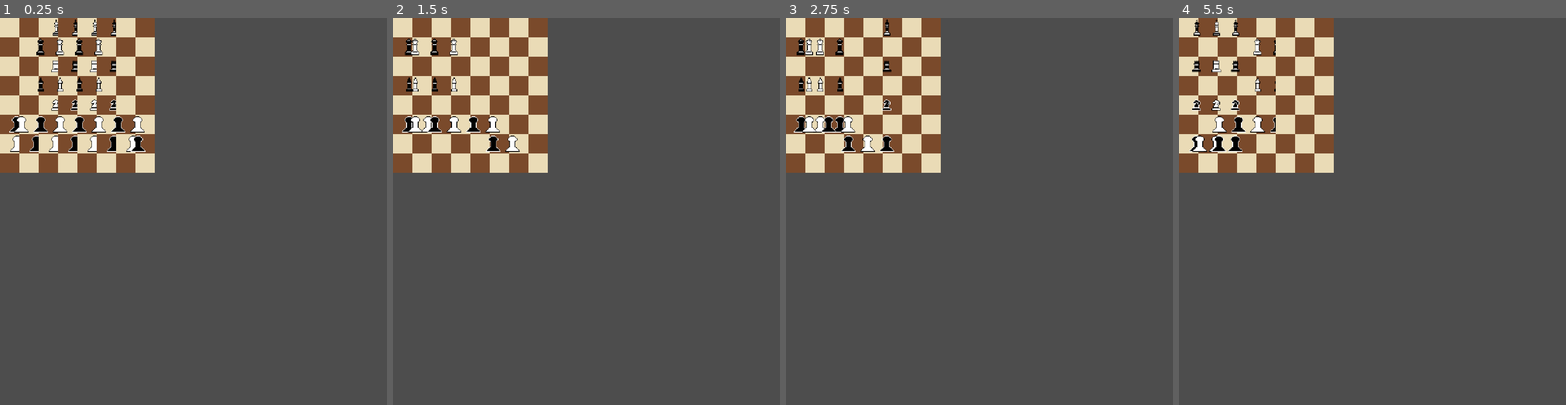
Above: before the commit, frames 1-4 (left to right).
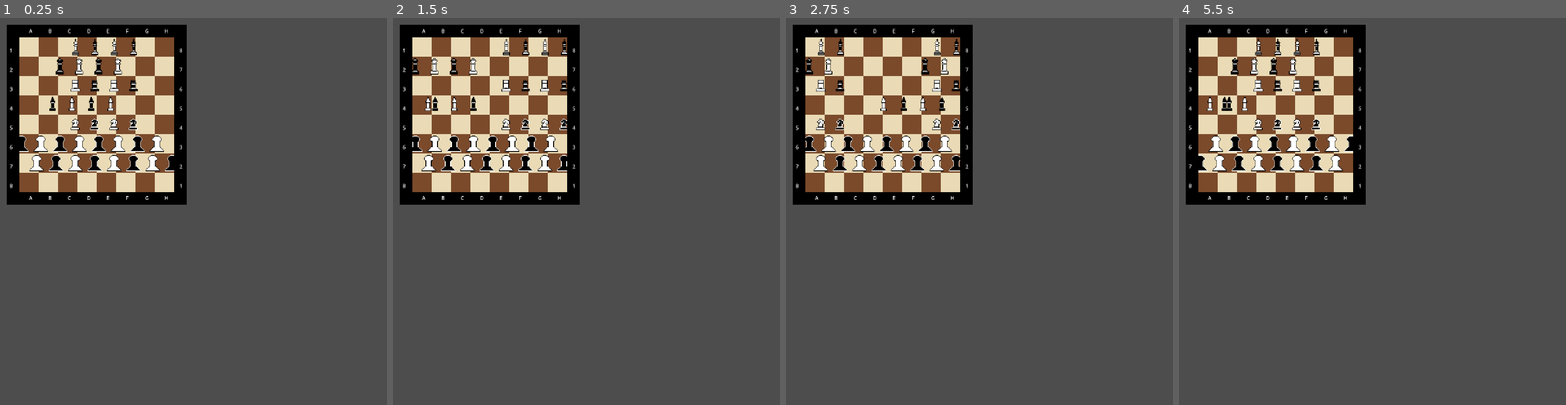
Above: after the commit, the same moments.

Repository: codebyabarrios/Pyramid-Chess
Game: Godot game, scene res://scenes/main.tscn
The game is run twice, just before and just after one commit, with the same random seed, the same clock (stepped at 60 frames per second) and the same inputs.
Inputs (mouse positions are in pixels of both pictures, inside the frame that each line leads up to):
- Up to frame 1 (0.25 s): no input
- Up to frame 2 (1.5 s): tap Enter at 0.5 s; move the mouse to (671, 192) at 0.52 s; hold Right 0.53-1.28 s; tap Alt at 0.6 s; click (671, 192) at 0.67 s; move the mouse to (509, 230) at 1.27 s; hold Down from 1.28 s (still down); tap Shift at 1.35 s
- Up to frame 3 (2.75 s): move the mouse to (1018, 126) at 2.02 s; release Down at 2.03 s; hold Right from 2.03 s (still down); tap Alt at 2.1 s
- Up to frame 4 (5.5 s): move the mouse to (1353, 288) at 2.77 s; release Right at 2.78 s; hold Up 2.78-3.53 s; tap Shift at 2.85, 4.35 s; click (1353, 288) at 2.92 s; move the mouse to (1488, 269) at 3.52 s; hold Left 3.53-5.03 s; tap Alt at 3.6, 5.1 s; move the mouse to (1256, 153) at 4.27 s; move the mouse to (1391, 211) at 5.02 s; hold Down from 5.03 s (still down); click (1391, 211) at 5.17 s

The runs differ from the first frame. In frame 1, 14% of the frame differs, in the area x 0-49%, y 0-49%; in frame 2, 13%; in frame 3, 13%; in frame 4, 13%.

Commit message:
Modificando la forma en la que las piezas se desplazan por las filas para que una vez que lleguen a un borde se desplazen hacia el otro extremo del tablero, a su vez, he agregadoel nombre y numero de tanto las filas como las columnas, junto con un fondo negro para formar un borde del tablero

Diff:
--- a/board_2d.tscn
+++ b/board_2d.tscn
@@ -6,3 +6,4 @@
 script = ExtResource("1_hx37k")
 
 [node name="Sprite2D" type="Sprite2D" parent="." unique_id=1380788001]
+z_index = 1
--- a/scenes/bishop/bishop.tscn
+++ b/scenes/bishop/bishop.tscn
@@ -4,6 +4,7 @@
 [ext_resource type="Texture2D" uid="uid://bigja4a58ju2n" path="res://scenes/bishop/white_bishop.png" id="2_1fyf2"]
 
 [node name="Bishop" type="Node2D" unique_id=1334100779]
+z_index = 2
 script = ExtResource("1_os63u")
 
 [node name="Sprite2D" type="Sprite2D" parent="." unique_id=1285889952]
--- a/scenes/board.gd
+++ b/scenes/board.gd
@@ -2,33 +2,41 @@
 
 const BOARD_SIZE = 8
 const TILE_SIZE = 64
+const MAX_X_POSITION = 8 * 64
 
-# Carga de recursos
+var movement_speed = 100.0
+var board = []
+
 @onready var white_tile_texture = preload("res://Game assets/tile_white.png")
 @onready var black_tile_texture = preload("res://Game assets/tile_black.png")
+
 @onready var pawn_scene = preload("res://scenes/pawn/pawn.tscn")
 @onready var white_pawn_tex = "res://scenes/pawn/white_pawn.png"
 @onready var black_pawn_tex = "res://scenes/pawn/black_pawn.png"
-@onready var horse_scene = preload("res://scenes/horse/horse.tscn")
-@onready var black_horse_tex = "res://scenes/horse/black_horse.png"
-@onready var white_horse_tex = "res://scenes/horse/white_horse.png"
+
+@onready var knight_scene = preload("res://scenes/knight/knight.tscn")
+@onready var black_knight_tex = "res://scenes/knight/black_knight.png"
+@onready var white_knight_tex = "res://scenes/knight/white_knight.png"
+
 @onready var bishop_scene = preload("res://scenes/bishop/bishop.tscn")
 @onready var white_bishop_tex = "res://scenes/bishop/white_bishop.png"
 @onready var black_bishop_tex = "res://scenes/bishop/black_bishop.png"
-@onready var tower_scene = preload("res://tower/tower.tscn")
-@onready var white_tower_tex = "res://tower/white_tower.png"
-@onready var black_tower_tex = "res://tower/black_tower.png"
+
+@onready var rook_scene = preload("res://scenes/rook/rook.tscn")
+@onready var white_rook_tex = "res://scenes/rook/white_rook.png"
+@onready var black_rook_tex = "res://scenes/rook/black_rook.png"
+
 @onready var queen_scene = preload("res://scenes/queen/queen.tscn")
 @onready var white_queen_tex = "res://scenes/queen/white_queen.png"
 @onready var black_queen_tex = "res://scenes/queen/black_queen.png"
+
 @onready var king_scene = preload("res://scenes/king/king.tscn")
 @onready var white_king_tex = "res://scenes/king/white_king.png"
 @onready var black_king_tex = "res://scenes/king/black_king.png"
 
-var board = []
-
 func _ready():
 	create_board()
+	print_board()
 
 func create_board():
 	board.clear()
@@ -38,53 +46,89 @@
 
 			var current_piece = null
 			var is_valid_column = (x >= 2 and x <= 5)
+			var should_be_white = ((x + y) % 2 == 0)
 
 			if y == 0 and is_valid_column:
 				current_piece = king_scene.instantiate()
-				if (x + y) % 2 == 0: current_piece.set_side(true, white_king_tex)
-				else: current_piece.set_side(false, black_king_tex)
+				if should_be_white:
+					current_piece.set_side(true, white_king_tex)
+				else:
+					current_piece.set_side(false, black_king_tex)
 
 			elif y == 1 and is_valid_column:
 				current_piece = queen_scene.instantiate()
-				if (x + y) % 2 == 0: current_piece.set_side(true, white_queen_tex)
-				else: current_piece.set_side(false, black_queen_tex)
+				if should_be_white:
+					current_piece.set_side(true, white_queen_tex)
+				else:
+					current_piece.set_side(false, black_queen_tex)
 
 			elif y == 2 and is_valid_column:
-				current_piece = tower_scene.instantiate()
-				if (x + y) % 2 == 0: current_piece.set_side(true, white_tower_tex)
-				else: current_piece.set_side(false, black_tower_tex)
+				current_piece = rook_scene.instantiate()
+				if should_be_white:
+					current_piece.set_side(true, white_rook_tex)
+				else:
+					current_piece.set_side(false, black_rook_tex)
 
 			elif y == 3 and is_valid_column:
 				current_piece = bishop_scene.instantiate()
-				if (x + y) % 2 == 0: current_piece.set_side(true, white_bishop_tex)
-				else: current_piece.set_side(false, black_bishop_tex)
+				if should_be_white:
+					current_piece.set_side(true, white_bishop_tex)
+				else:
+					current_piece.set_side(false, black_bishop_tex)
 
 			elif y == 4 and is_valid_column:
-				current_piece = horse_scene.instantiate()
-				if (x + y) % 2 == 0: current_piece.set_side(true, white_horse_tex)
-				else: current_piece.set_side(false, black_horse_tex)
+				current_piece = knight_scene.instantiate()
+				if should_be_white:
+					current_piece.set_side(true, white_knight_tex)
+				else:
+					current_piece.set_side(false, black_knight_tex)
 
 			elif y == 5 or y == 6:
 				current_piece = pawn_scene.instantiate()
-				if (x + y) % 2 == 0: current_piece.set_side(true, white_pawn_tex)
-				else: current_piece.set_side(false, black_pawn_tex)
+				if should_be_white:
+					current_piece.set_side(true, white_pawn_tex)
+				else:
+					current_piece.set_side(false, black_pawn_tex)
 			else:
 				current_piece = null
 
 			if current_piece != null:
 				current_piece.grid_position = Vector2i(x, y)
+
 				if y % 2 != 0:
 					current_piece.direction = -1
+				else:
+					current_piece.direction = 1
 
 			board[y].append(current_piece)
 
 			var new_tile = Sprite2D.new()
 			if (x + y) % 2 == 0: new_tile.texture = white_tile_texture
 			else: new_tile.texture = black_tile_texture
-
 			new_tile.position = Vector2((x * TILE_SIZE) + (TILE_SIZE / 2), (y * TILE_SIZE) + (TILE_SIZE / 2))
 			add_child(new_tile)
 
 			if current_piece != null:
 				current_piece.position = new_tile.position
 				add_child(current_piece)
+
+func _process(delta):
+
+	for y in range(BOARD_SIZE):
+		for x in range(BOARD_SIZE):
+			var piece = board[y][x]
+			if piece != null:
+
+				piece.position.x += movement_speed * delta * piece.direction
+
+				if piece.direction == 1:
+					if piece.position.x > MAX_X_POSITION:
+						piece.position.x -= MAX_X_POSITION
+
+				elif piece.direction == -1:
+					if piece.position.x < 0:
+						piece.position.x += MAX_X_POSITION
+
+func print_board():
+	for row in board:
+		print(row)
--- a/scenes/horse/horse.gd
+++ /dev/null
@@ -1,27 +0,0 @@
-extends Node2D
-
-var grid_position = Vector2i.ZERO
-var is_white = true
-var direction = 1
-
-const TILE_SIZE = 64
-const MAX_X_POSITION = 8 * 64
-const MOVEMENT_SPEED = 100.0
-
-func _process(delta):
-	position.x += MOVEMENT_SPEED * delta * direction
-
-	var left_limit = TILE_SIZE / 2
-	var right_limit = MAX_X_POSITION - (TILE_SIZE / 2)
-
-	if position.x >= right_limit:
-		position.x = right_limit
-		direction = -1
-
-	elif position.x <= left_limit:
-		position.x = left_limit
-		direction = 1
-
-func set_side(white: bool, texture_path: String):
-	is_white = white
-	$Sprite2D.texture = load(texture_path)
--- a/scenes/horse/horse.tscn
+++ /dev/null
@@ -1,10 +0,0 @@
-[gd_scene format=3 uid="uid://c8cm8e46ayus1"]
-
-[ext_resource type="Script" uid="uid://cj4wgvondgprr" path="res://scenes/horse/horse.gd" id="1_r381u"]
-[ext_resource type="Texture2D" uid="uid://cp86e1xwxu4mc" path="res://scenes/horse/white_horse.png" id="2_5ve0o"]
-
-[node name="Horse" type="Node2D" unique_id=1786993282]
-script = ExtResource("1_r381u")
-
-[node name="Sprite2D" type="Sprite2D" parent="." unique_id=721530982]
-texture = ExtResource("2_5ve0o")
--- a/scenes/king/king.gd
+++ b/scenes/king/king.gd
@@ -4,24 +4,6 @@
 var is_white = true
 var direction = 1
 
-const TILE_SIZE = 64
-const MAX_X_POSITION = 8 * 64
-const MOVEMENT_SPEED = 100.0
-
-func _process(delta):
-	position.x += MOVEMENT_SPEED * delta * direction
-
-	var left_limit = TILE_SIZE / 2
-	var right_limit = MAX_X_POSITION - (TILE_SIZE / 2)
-
-	if position.x >= right_limit:
-		position.x = right_limit
-		direction = -1
-
-	elif position.x <= left_limit:
-		position.x = left_limit
-		direction = 1
-
 func set_side(white: bool, texture_path: String):
 	is_white = white
 	$Sprite2D.texture = load(texture_path)
--- a/scenes/king/king.tscn
+++ b/scenes/king/king.tscn
@@ -3,6 +3,7 @@
 [ext_resource type="Script" uid="uid://c4ujuua5i2nd4" path="res://scenes/king/king.gd" id="1_5iat2"]
 
 [node name="King" type="Node2D" unique_id=2097322059]
+z_index = 2
 script = ExtResource("1_5iat2")
 
 [node name="Sprite2D" type="Sprite2D" parent="." unique_id=9845086]
--- /dev/null
+++ b/scenes/knight/knight.gd
@@ -0,0 +1,9 @@
+extends Node2D
+
+var grid_position = Vector2i.ZERO
+var is_white = true
+var direction = 1
+
+func set_side(white: bool, texture_path: String):
+	is_white = white
+	$Sprite2D.texture = load(texture_path)
--- /dev/null
+++ b/scenes/knight/knight.tscn
@@ -0,0 +1,11 @@
+[gd_scene format=3 uid="uid://c8cm8e46ayus1"]
+
+[ext_resource type="Script" uid="uid://cj4wgvondgprr" path="res://scenes/knight/knight.gd" id="1_itplb"]
+[ext_resource type="Texture2D" uid="uid://cp86e1xwxu4mc" path="res://scenes/knight/white_knight.png" id="2_633bp"]
+
+[node name="Horse" type="Node2D" unique_id=1786993282]
+z_index = 2
+script = ExtResource("1_itplb")
+
+[node name="Sprite2D" type="Sprite2D" parent="." unique_id=721530982]
+texture = ExtResource("2_633bp")
--- a/scenes/main.tscn
+++ b/scenes/main.tscn
@@ -5,8 +5,301 @@
 [node name="Main" type="Node2D" unique_id=1119833376]
 
 [node name="Board2D" parent="." unique_id=649462161 instance=ExtResource("1_o5qli")]
+position = Vector2(64, 64)
 
 [node name="Camera2D" type="Camera2D" parent="." unique_id=829527038]
 anchor_mode = 0
 
 [node name="CanvasLayer" type="CanvasLayer" parent="." unique_id=598585079]
+
+[node name="Border_Top" type="ColorRect" parent="CanvasLayer" unique_id=895966893]
+offset_left = 24.0
+offset_top = 24.0
+offset_right = 616.0
+offset_bottom = 64.0
+color = Color(0, 0, 0, 1)
+
+[node name="Border_Bottom" type="ColorRect" parent="CanvasLayer" unique_id=40959802]
+offset_left = 24.0
+offset_top = 576.0
+offset_right = 616.0
+offset_bottom = 616.0
+color = Color(0, 0, 0, 1)
+
+[node name="Border_Left" type="ColorRect" parent="CanvasLayer" unique_id=1715090095]
+offset_left = 24.0
+offset_top = 64.0
+offset_right = 64.0
+offset_bottom = 576.0
+color = Color(0, 0, 0, 1)
+
+[node name="Border_Right" type="ColorRect" parent="CanvasLayer" unique_id=454128875]
+offset_left = 576.0
+offset_top = 64.0
+offset_right = 616.0
+offset_bottom = 576.0
+color = Color(0, 0, 0, 1)
+
+[node name="ChessCoordinates" type="Control" parent="CanvasLayer" unique_id=1699788218]
+layout_mode = 3
+anchors_preset = 0
+offset_right = 40.0
+offset_bottom = 40.0
+
+[node name="Label_A" type="Label" parent="CanvasLayer/ChessCoordinates" unique_id=413547514]
+layout_mode = 0
+offset_left = 96.0
+offset_top = 584.0
+offset_right = 107.0
+offset_bottom = 607.0
+text = "A"
+
+[node name="Label_B" type="Label" parent="CanvasLayer/ChessCoordinates" unique_id=2003380879]
+layout_mode = 0
+offset_left = 160.0
+offset_top = 584.0
+offset_right = 171.0
+offset_bottom = 607.0
+text = "B"
+
+[node name="Label_C" type="Label" parent="CanvasLayer/ChessCoordinates" unique_id=1290356812]
+layout_mode = 0
+offset_left = 224.0
+offset_top = 584.0
+offset_right = 235.0
+offset_bottom = 607.0
+text = "C"
+
+[node name="Label_D" type="Label" parent="CanvasLayer/ChessCoordinates" unique_id=2111537744]
+layout_mode = 0
+offset_left = 288.0
+offset_top = 584.0
+offset_right = 328.0
+offset_bottom = 607.0
+text = "D"
+
+[node name="Label_E" type="Label" parent="CanvasLayer/ChessCoordinates" unique_id=340243999]
+layout_mode = 0
+offset_left = 352.0
+offset_top = 584.0
+offset_right = 392.0
+offset_bottom = 607.0
+text = "E"
+
+[node name="Label_F" type="Label" parent="CanvasLayer/ChessCoordinates" unique_id=1449809980]
+layout_mode = 0
+offset_left = 416.0
+offset_top = 584.0
+offset_right = 456.0
+offset_bottom = 607.0
+text = "F"
+
+[node name="Label_G" type="Label" parent="CanvasLayer/ChessCoordinates" unique_id=1584119836]
+layout_mode = 0
+offset_left = 480.0
+offset_top = 584.0
+offset_right = 520.0
+offset_bottom = 607.0
+text = "G"
+
+[node name="Label_H" type="Label" parent="CanvasLayer/ChessCoordinates" unique_id=282166682]
+layout_mode = 0
+offset_left = 544.0
+offset_top = 584.0
+offset_right = 584.0
+offset_bottom = 607.0
+text = "H"
+
+[node name="Label_A2" type="Label" parent="CanvasLayer/ChessCoordinates" unique_id=1662152740]
+layout_mode = 0
+offset_left = 96.0
+offset_top = 32.0
+offset_right = 107.0
+offset_bottom = 55.0
+text = "A"
+
+[node name="Label_B2" type="Label" parent="CanvasLayer/ChessCoordinates" unique_id=1344726493]
+layout_mode = 0
+offset_left = 160.0
+offset_top = 32.0
+offset_right = 171.0
+offset_bottom = 55.0
+text = "B"
+
+[node name="Label_C2" type="Label" parent="CanvasLayer/ChessCoordinates" unique_id=1765642093]
+layout_mode = 0
+offset_left = 224.0
+offset_top = 32.0
+offset_right = 235.0
+offset_bottom = 55.0
+text = "C"
+
+[node name="Label_D2" type="Label" parent="CanvasLayer/ChessCoordinates" unique_id=681267466]
+layout_mode = 0
+offset_left = 288.0
+offset_top = 32.0
+offset_right = 328.0
+offset_bottom = 55.0
+text = "D"
+
+[node name="Label_E2" type="Label" parent="CanvasLayer/ChessCoordinates" unique_id=177999193]
+layout_mode = 0
+offset_left = 352.0
+offset_top = 32.0
+offset_right = 392.0
+offset_bottom = 55.0
+text = "E"
+
+[node name="Label_F2" type="Label" parent="CanvasLayer/ChessCoordinates" unique_id=998036318]
+layout_mode = 0
+offset_left = 416.0
+offset_top = 32.0
+offset_right = 456.0
+offset_bottom = 55.0
+text = "F"
+
+[node name="Label_G2" type="Label" parent="CanvasLayer/ChessCoordinates" unique_id=1369726242]
+layout_mode = 0
+offset_left = 480.0
+offset_top = 32.0
+offset_right = 520.0
+offset_bottom = 55.0
+text = "G"
+
+[node name="Label_H2" type="Label" parent="CanvasLayer/ChessCoordinates" unique_id=1709847099]
+layout_mode = 0
+offset_left = 544.0
+offset_top = 32.0
+offset_right = 584.0
+offset_bottom = 55.0
+text = "H"
+
+[node name="Label_8" type="Label" parent="CanvasLayer/ChessCoordinates" unique_id=1270359734]
+layout_mode = 0
+offset_left = 594.0
+offset_top = 96.0
+offset_right = 604.0
+offset_bottom = 119.0
+text = "8"
+horizontal_alignment = 1
+vertical_alignment = 1
+
+[node name="Label_7" type="Label" parent="CanvasLayer/ChessCoordinates" unique_id=1212293233]
+layout_mode = 0
+offset_left = 594.0
+offset_top = 160.0
+offset_right = 604.0
+offset_bottom = 183.0
+text = "7"
+
+[node name="Label_6" type="Label" parent="CanvasLayer/ChessCoordinates" unique_id=1557240815]
+layout_mode = 0
+offset_left = 594.0
+offset_top = 224.0
+offset_right = 604.0
+offset_bottom = 247.0
+text = "6"
+
+[node name="Label_5" type="Label" parent="CanvasLayer/ChessCoordinates" unique_id=1772123963]
+layout_mode = 0
+offset_left = 594.0
+offset_top = 288.0
+offset_right = 604.0
+offset_bottom = 311.0
+text = "5"
+
+[node name="Label_4" type="Label" parent="CanvasLayer/ChessCoordinates" unique_id=1798949656]
+layout_mode = 0
+offset_left = 594.0
+offset_top = 352.0
+offset_right = 604.0
+offset_bottom = 375.0
+text = "4"
+
+[node name="Label_3" type="Label" parent="CanvasLayer/ChessCoordinates" unique_id=1467356049]
+layout_mode = 0
+offset_left = 594.0
+offset_top = 416.0
+offset_right = 604.0
+offset_bottom = 439.0
+text = "3"
+
+[node name="Label_2" type="Label" parent="CanvasLayer/ChessCoordinates" unique_id=1602476149]
+layout_mode = 0
+offset_left = 594.0
+offset_top = 480.0
+offset_right = 604.0
+offset_bottom = 503.0
+text = "2"
+
+[node name="Label_1" type="Label" parent="CanvasLayer/ChessCoordinates" unique_id=1777656245]
+layout_mode = 0
+offset_left = 594.0
+offset_top = 544.0
+offset_right = 604.0
+offset_bottom = 567.0
+text = "1"
+
+[node name="Label_1a" type="Label" parent="CanvasLayer/ChessCoordinates" unique_id=1565653293]
+layout_mode = 0
+offset_left = 32.0
+offset_top = 544.0
+offset_right = 42.0
+offset_bottom = 567.0
+text = "8"
+
+[node name="Label_2a" type="Label" parent="CanvasLayer/ChessCoordinates" unique_id=1628469428]
+layout_mode = 0
+offset_left = 32.0
+offset_top = 480.0
+offset_right = 42.0
+offset_bottom = 503.0
+text = "7"
+
+[node name="Label_3a" type="Label" parent="CanvasLayer/ChessCoordinates" unique_id=476731463]
+layout_mode = 0
+offset_left = 32.0
+offset_top = 416.0
+offset_right = 42.0
+offset_bottom = 439.0
+text = "6"
+
+[node name="Label_4a" type="Label" parent="CanvasLayer/ChessCoordinates" unique_id=1408905622]
+layout_mode = 0
+offset_left = 32.0
+offset_top = 352.0
+offset_right = 42.0
+offset_bottom = 375.0
+text = "5"
+
+[node name="Label_5a" type="Label" parent="CanvasLayer/ChessCoordinates" unique_id=1591367065]
+layout_mode = 0
+offset_left = 32.0
+offset_top = 288.0
+offset_right = 42.0
+offset_bottom = 311.0
+text = "4"
+
+[node name="Label_6a" type="Label" parent="CanvasLayer/ChessCoordinates" unique_id=855626272]
+layout_mode = 0
+offset_left = 32.0
+offset_top = 224.0
+offset_right = 42.0
+offset_bottom = 247.0
+text = "3"
+
+[node name="Label_7a" type="Label" parent="CanvasLayer/ChessCoordinates" unique_id=249478143]
+layout_mode = 0
+offset_left = 32.0
+offset_top = 160.0
+offset_right = 42.0
+offset_bottom = 183.0
+text = "2"
+
+[node name="Label_8a" type="Label" parent="CanvasLayer/ChessCoordinates" unique_id=974881150]
+layout_mode = 0
+offset_left = 32.0
+offset_top = 96.0
+offset_right = 42.0
+offset_bottom = 119.0
+text = "1"
--- a/scenes/pawn/pawn.gd
+++ b/scenes/pawn/pawn.gd
@@ -4,24 +4,6 @@
 var is_white = true
 var direction = 1
 
-const TILE_SIZE = 64
-const MAX_X_POSITION = 8 * 64
-const MOVEMENT_SPEED = 100.0
-
-func _process(delta):
-	position.x += MOVEMENT_SPEED * delta * direction
-
-	var left_limit = TILE_SIZE / 2
-	var right_limit = MAX_X_POSITION - (TILE_SIZE / 2)
-
-	if position.x >= right_limit:
-		position.x = right_limit
-		direction = -1
-
-	elif position.x <= left_limit:
-		position.x = left_limit
-		direction = 1
-
 func set_side(white: bool, texture_path: String):
 	is_white = white
 	$Sprite2D.texture = load(texture_path)
--- a/scenes/pawn/pawn.tscn
+++ b/scenes/pawn/pawn.tscn
@@ -7,4 +7,5 @@
 script = ExtResource("1_pcpcu")
 
 [node name="Sprite2D" type="Sprite2D" parent="." unique_id=955054553]
+z_index = 2
 texture = ExtResource("1_5dqq3")
--- a/scenes/queen/queen.gd
+++ b/scenes/queen/queen.gd
@@ -4,24 +4,6 @@
 var is_white = true
 var direction = 1
 
-const TILE_SIZE = 64
-const MAX_X_POSITION = 8 * 64
-const MOVEMENT_SPEED = 100.0
-
-func _process(delta):
-	position.x += MOVEMENT_SPEED * delta * direction
-
-	var left_limit = TILE_SIZE / 2
-	var right_limit = MAX_X_POSITION - (TILE_SIZE / 2)
-
-	if position.x >= right_limit:
-		position.x = right_limit
-		direction = -1
-
-	elif position.x <= left_limit:
-		position.x = left_limit
-		direction = 1
-
 func set_side(white: bool, texture_path: String):
 	is_white = white
 	$Sprite2D.texture = load(texture_path)
--- a/scenes/queen/queen.tscn
+++ b/scenes/queen/queen.tscn
@@ -4,6 +4,7 @@
 [ext_resource type="Texture2D" uid="uid://dmff63cllh765" path="res://scenes/queen/white_queen.png" id="2_1o2r3"]
 
 [node name="Queen" type="Node2D" unique_id=1626808816]
+z_index = 2
 script = ExtResource("1_28cf0")
 
 [node name="Sprite2D" type="Sprite2D" parent="." unique_id=1744925915]
--- /dev/null
+++ b/scenes/rook/rook.gd
@@ -0,0 +1,9 @@
+extends Node2D
+
+var grid_position = Vector2i.ZERO
+var is_white = true
+var direction = 1
+
+func set_side(white: bool, texture_path: String):
+	is_white = white
+	$Sprite2D.texture = load(texture_path)
--- /dev/null
+++ b/scenes/rook/rook.tscn
@@ -0,0 +1,9 @@
+[gd_scene format=3 uid="uid://ldoc64csgcb1"]
+
+[ext_resource type="Script" uid="uid://i4pkh0t4khsx" path="res://scenes/rook/rook.gd" id="1_2bkxc"]
+
+[node name="Rook" type="Node2D" unique_id=624958963]
+z_index = 2
+script = ExtResource("1_2bkxc")
+
+[node name="Sprite2D" type="Sprite2D" parent="." unique_id=449985959]
--- a/tower/tower.gd
+++ /dev/null
@@ -1,27 +0,0 @@
-extends Node2D
-
-var grid_position = Vector2i.ZERO
-var is_white = true
-var direction = 1
-
-const TILE_SIZE = 64
-const MAX_X_POSITION = 8 * 64
-const MOVEMENT_SPEED = 100.0
-
-func _process(delta):
-	position.x += MOVEMENT_SPEED * delta * direction
-
-	var left_limit = TILE_SIZE / 2
-	var right_limit = MAX_X_POSITION - (TILE_SIZE / 2)
-
-	if position.x >= right_limit:
-		position.x = right_limit
-		direction = -1
-
-	elif position.x <= left_limit:
-		position.x = left_limit
-		direction = 1
-
-func set_side(white: bool, texture_path: String):
-	is_white = white
-	$Sprite2D.texture = load(texture_path)
--- a/tower/tower.tscn
+++ /dev/null
@@ -1,8 +0,0 @@
-[gd_scene format=3 uid="uid://ldoc64csgcb1"]
-
-[ext_resource type="Script" uid="uid://i4pkh0t4khsx" path="res://tower/tower.gd" id="1_b3ino"]
-
-[node name="Tower" type="Node2D" unique_id=624958963]
-script = ExtResource("1_b3ino")
-
-[node name="Sprite2D" type="Sprite2D" parent="." unique_id=449985959]
Not shown, removed: scenes/horse/black_horse.png.import
Not shown, removed: scenes/horse/white_horse.png.import
Renamed: Game assets/black_horse.png -> scenes/knight/black_knight.png
Not shown, added: scenes/knight/black_knight.png.import
Renamed: scenes/horse/horse.gd.uid -> scenes/knight/knight.gd.uid
Renamed: Game assets/white_horse.png -> scenes/knight/white_knight.png
Not shown, added: scenes/knight/white_knight.png.import
Renamed: Game assets/black_tower.png -> scenes/rook/black_rook.png
Not shown, added: scenes/rook/black_rook.png.import
Renamed: tower/tower.gd.uid -> scenes/rook/rook.gd.uid
Renamed: Game assets/white_tower.png -> scenes/rook/white_rook.png
Not shown, added: scenes/rook/white_rook.png.import
(and 2 more such lines)
